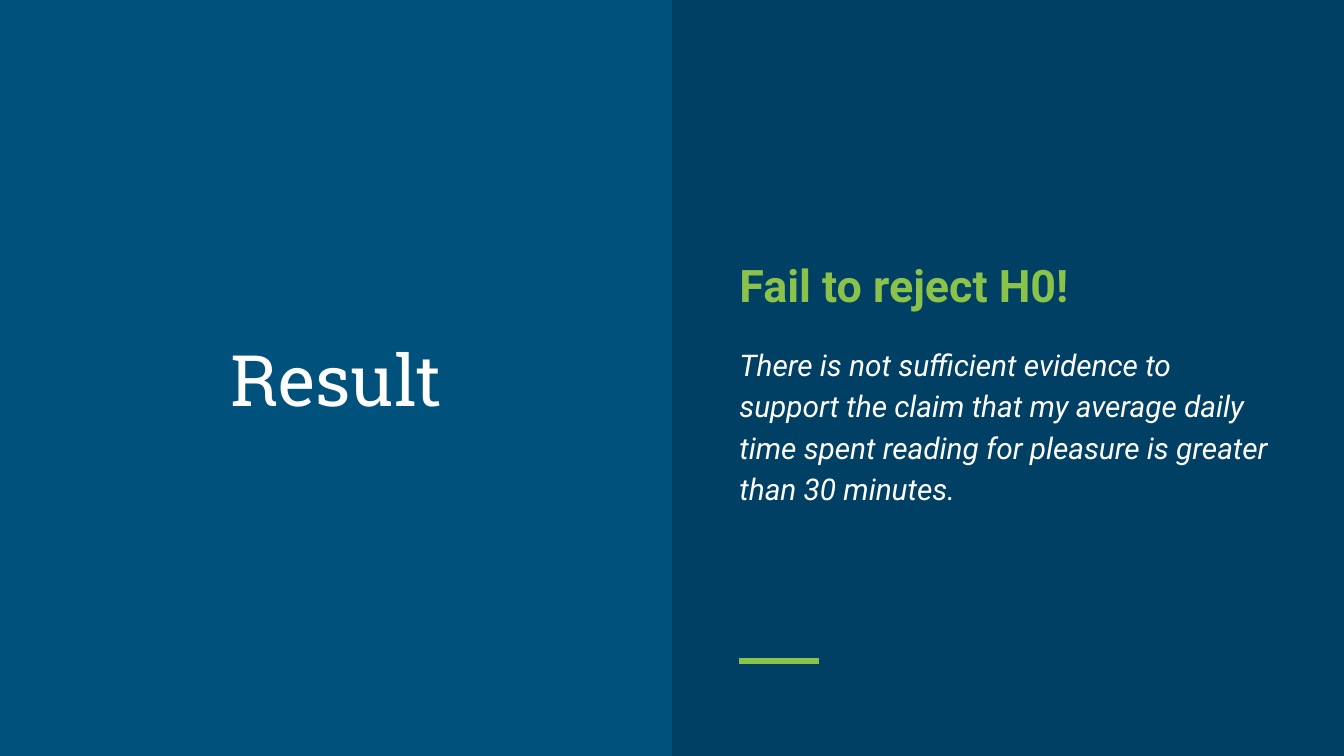
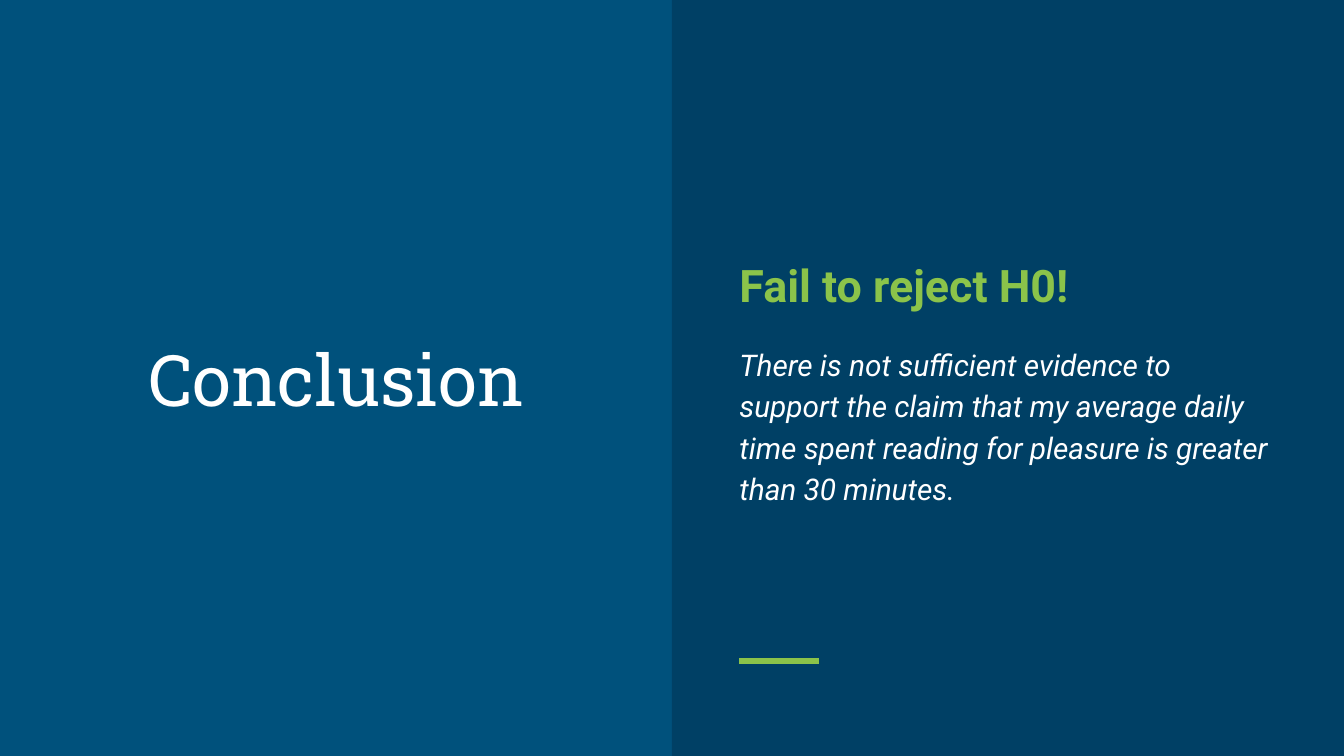
Before and after one commit to DoctorFarmer/DataScienceDegree, a slide deck: slide 8 of Data211 Project.pptx. Drawn at 1344x756 pixels with LibreOffice and Linux fonts; fonts in the diff are those of the drawing. Boxes give left, top, right and bottom in pixels: in the first picture for what was removed or moved away, otherwise in the second. Text is boxed around its words. In the diff, an @@ line names an element or a change of style, - is before the commit and + after.

```diff
--- a/Data211 Project.pptx
+++ b/Data211 Project.pptx
@@ title at (148, 352, 524, 407): text changed @@
-Result
+Conclusion
```
Also in this commit, not shown: 4 other slides changed.
